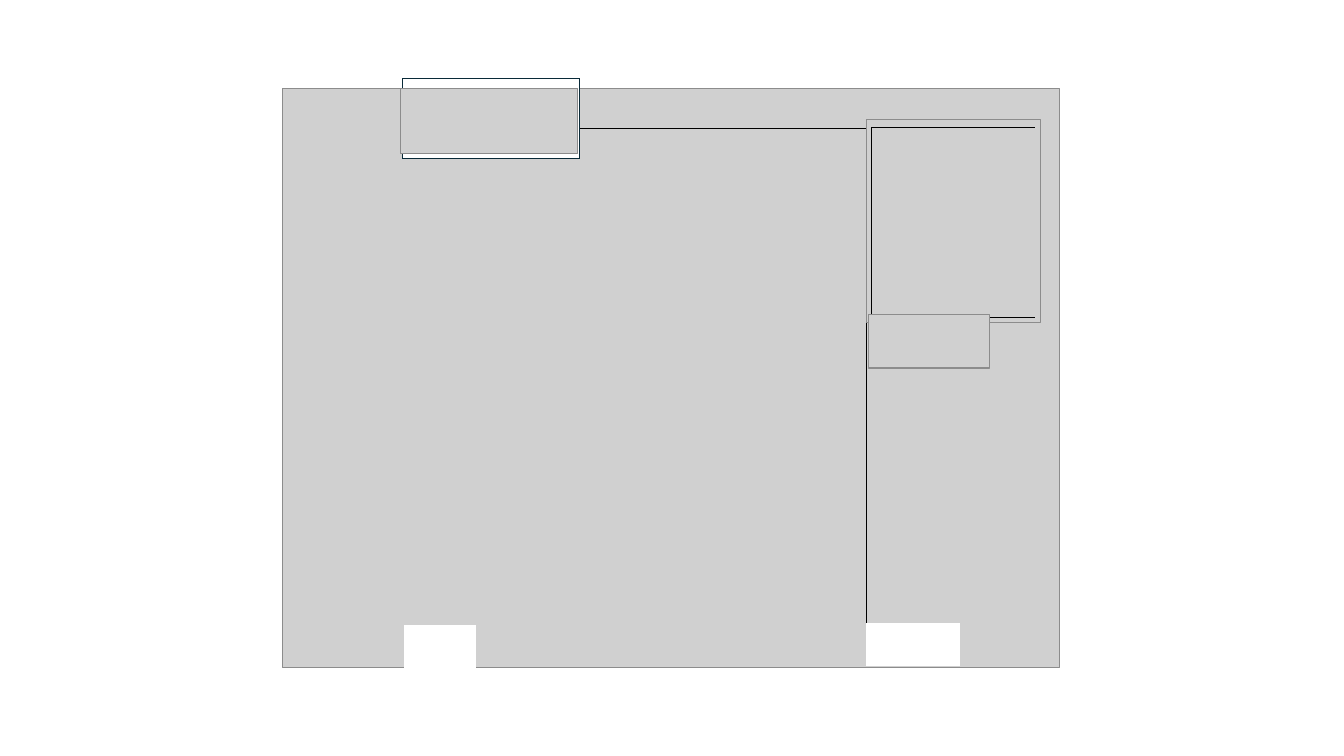
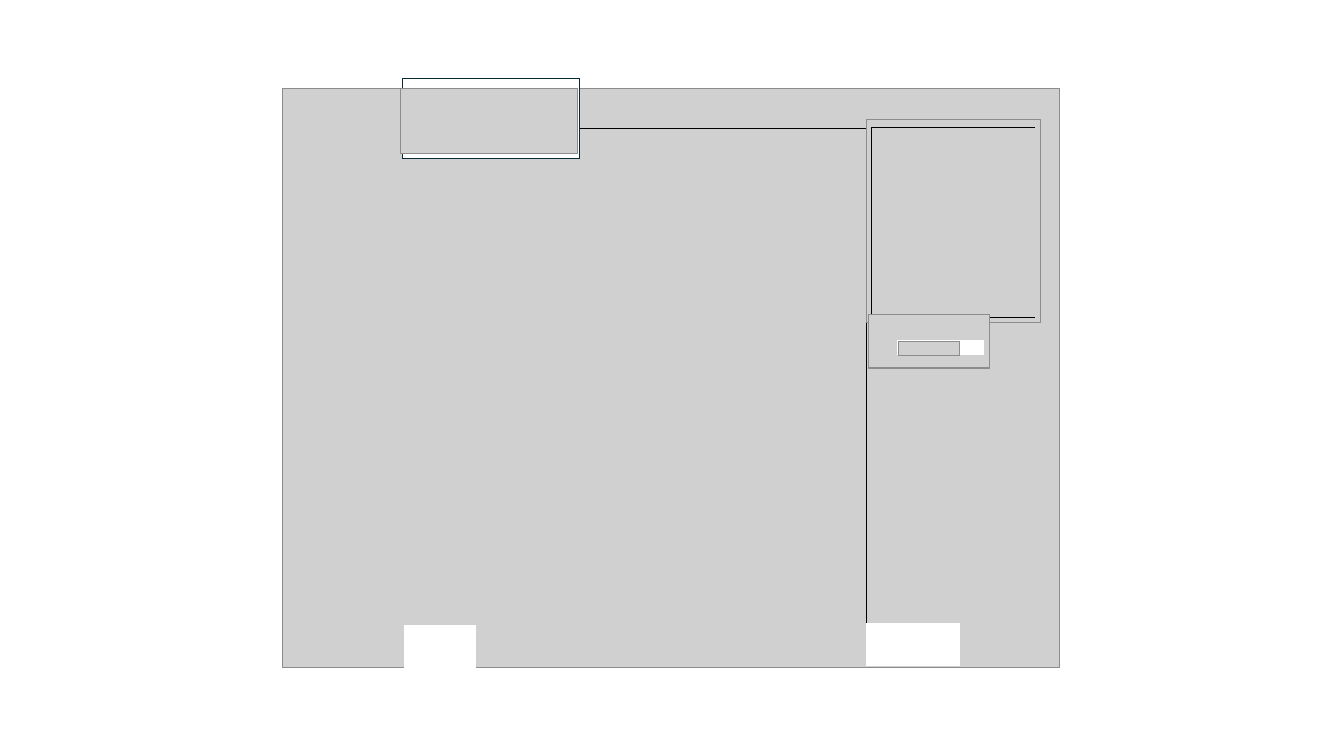
Before and after one commit to hurlbertlab/mbbs-analysis, a slide deck: slide 5 of figures/datapaper/scratch_routeyearcombo.pptx. Drawn at 1344x756 pixels with LibreOffice and Linux fonts; fonts in the diff are those of the drawing; grey boxes stand for pictures. Boxes give left, top, right and bottom in pixels: in the first picture for what was removed or moved away, otherwise in the second. Text is boxed around its words. In the diff, an @@ line names an element or a change of style, - is before the commit and + after.

```diff
--- a/figures/datapaper/scratch_routeyearcombo.pptx
+++ b/figures/datapaper/scratch_routeyearcombo.pptx
@@ rectangle added at (x1=898, y1=342, x2=984, y2=355), fill #FFFFFF, outline #FFFFFF 1.5 pt @@
@@ picture added at (x1=899, y1=342, x2=960, y2=356) @@
```
Also in this commit, not shown: 2 other files.
